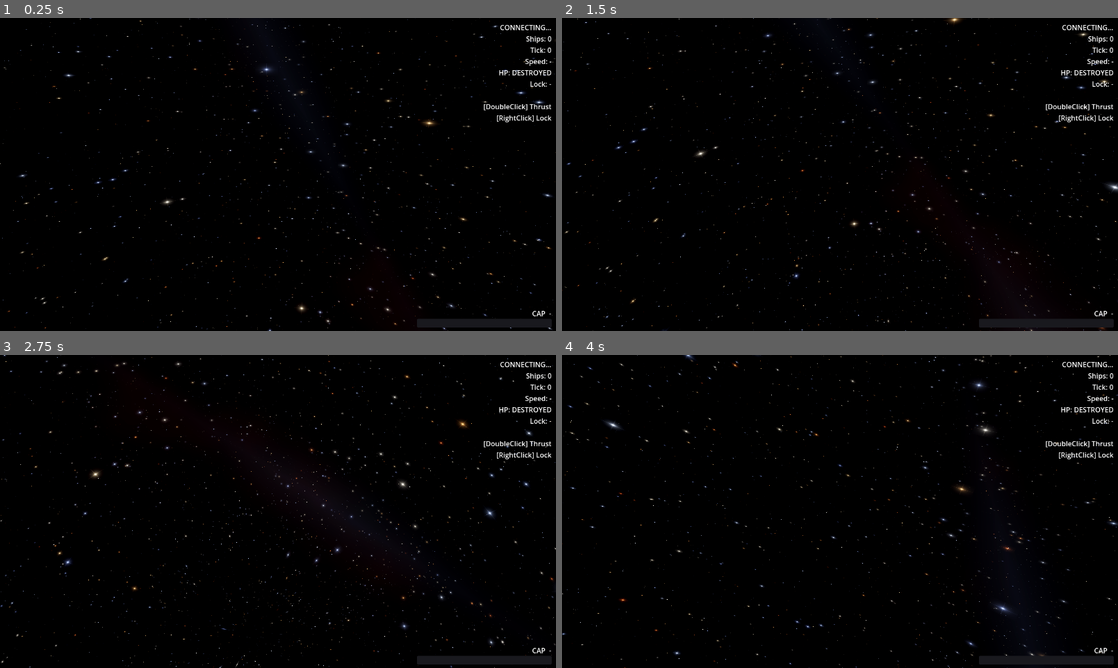
Above: before the commit, frames 1-4 (two rows, left to right).
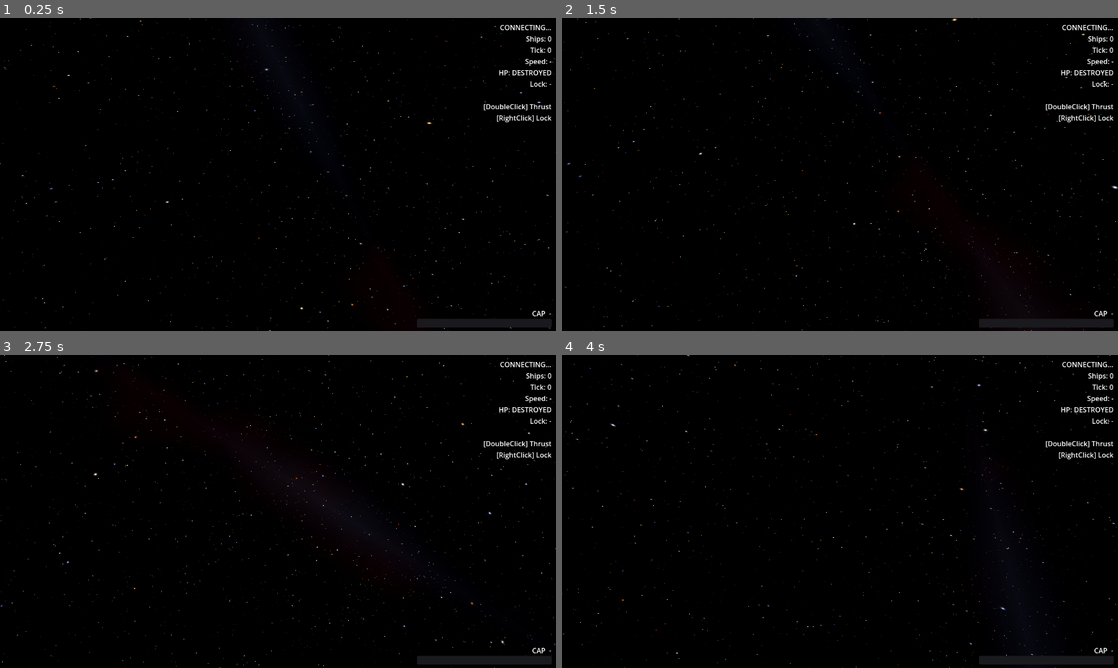
Above: after the commit, the same moments.

Repository: naoki-cpp/Dawn
Game: Godot game, scene res://scenes/main.tscn
Same seed, same stepped clock (60 frames per second), same inputs: the game is played once before the commit and once after it.
Inputs (mouse positions are in pixels of both pictures, inside the frame that each line leads up to):
- Up to frame 1 (0.25 s): no input
- Up to frame 2 (1.5 s): tap Enter at 0.5 s; move the mouse to (962, 158) at 0.52 s; click (962, 158) at 0.67 s; drag from (728, 190) to (812, 237) at 1.27 s
- Up to frame 3 (2.75 s): move the mouse to (333, 442) at 2.02 s; click (333, 442) at 2.17 s
- Up to frame 4 (4 s): drag from (812, 574) to (673, 464) at 2.77 s; move the mouse to (1006, 558) at 3.52 s; click (1006, 558) at 3.67 s

The runs differ from the first frame. In frame 1, 0.9% of the frame differs, in the area x 1-100%, y 0-100%; in frame 2, 0.9%; in frame 3, 1.1%, in the area x 0-100%, y 0-100%; in frame 4, 1.0%.

Commit message:
fix(godot): reduce oversized star bloom and diffraction spikes
Stars appeared as large glowing discs due to:
  1. Shader-side bloom with wide radius (exp decay 8.0 -> 22.0)
  2. Double-blooming: shader bloom + Godot post-process glow stacked
  3. Low spike threshold (t > 0.70) showing spikes on too many stars

Fixes:
  Bloom: tighten decay 8.0 -> 22.0, reduce contribution 0.25 -> 0.12
  Spikes: raise threshold t > 0.85, increase decay 85 -> 130,
          reduce weight 0.10 -> 0.055, limit to layers 0-2 only
  star_brightness default: 4.0 -> 2.8
  Godot glow: switch ADDITIVE -> SOFTLIGHT, raise HDR threshold
              0.5 -> 0.8 so only the truly bright points trigger glow

Co-Authored-By: Claude Sonnet 4.6 <noreply@anthropic.com>

Diff:
--- a/client/scripts/main.gd
+++ b/client/scripts/main.gd
@@ -609,11 +609,11 @@
 	## Bloom — makes ship emissions and bright stars glow cinematically.
 	env.glow_enabled       = true
 	env.glow_normalized    = false
-	env.glow_intensity     = 0.9
-	env.glow_bloom         = 0.12
-	env.glow_blend_mode    = Environment.GLOW_BLEND_MODE_ADDITIVE
-	env.glow_hdr_threshold = 0.5
-	env.glow_hdr_scale     = 2.0
+	env.glow_intensity     = 0.6
+	env.glow_bloom         = 0.08
+	env.glow_blend_mode    = Environment.GLOW_BLEND_MODE_SOFTLIGHT
+	env.glow_hdr_threshold = 0.8   ## Only very bright pixels glow
+	env.glow_hdr_scale     = 1.5
 
 	var world_env         := WorldEnvironment.new()
 	world_env.environment  = env
--- a/client/shaders/space_sky.gdshader
+++ b/client/shaders/space_sky.gdshader
@@ -21,7 +21,7 @@
 // ── Uniforms ─────────────────────────────────────────────────────────────────
 
 uniform float star_threshold    : hint_range(0.90, 0.999) = 0.955;
-uniform float star_brightness   : hint_range(0.5,  8.0)   = 4.0;
+uniform float star_brightness   : hint_range(0.5,  8.0)   = 2.8;
 uniform float nebula_strength   : hint_range(0.0,  1.0)   = 0.50;
 uniform float milkyway_strength : hint_range(0.0,  1.0)   = 0.20;
 uniform vec3  ambient_color     : source_color             = vec3(0.002, 0.002, 0.006);
@@ -270,13 +270,17 @@
 			vec3 star_col = spectral_color(temp);
 			col += glow * star_col;
 
-			// Brightest stars: bloom + 4-point diffraction spikes.
-			if (t > 0.70 && i < 4) {
-				float bloom   = exp(-d * 8.0) * bri * 0.25;
+			// Only the very brightest stars (top 15%) get diffraction spikes.
+			// Bloom is intentionally tight — Godot post-process glow handles
+			// the wider soft halo so we avoid double-blooming.
+			if (t > 0.85 && i < 3) {
+				// Tight bloom: sharp halo, not a large disc.
+				float bloom   = exp(-d * 22.0) * bri * 0.12;
 				col          += star_col * bloom;
-				float spike_x = exp(-abs(offset.x) * 85.0) * exp(-abs(offset.y) * 4.0);
-				float spike_y = exp(-abs(offset.y) * 85.0) * exp(-abs(offset.x) * 4.0);
-				col          += star_col * (spike_x + spike_y) * bri * 0.10;
+				// Short diffraction spikes (telescope cross pattern).
+				float spike_x = exp(-abs(offset.x) * 130.0) * exp(-abs(offset.y) * 6.0);
+				float spike_y = exp(-abs(offset.y) * 130.0) * exp(-abs(offset.x) * 6.0);
+				col          += star_col * (spike_x + spike_y) * bri * 0.055;
 			}
 		}
 	}
